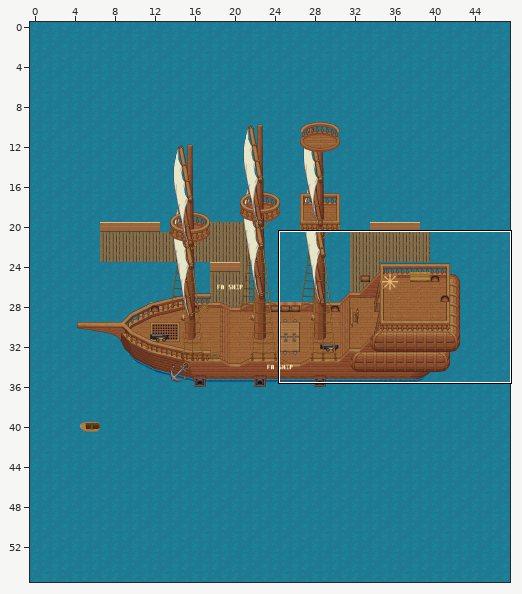
An edit to a level. Tiled map (JSON), maps/fa-ship.tmj. The picture above shows the old version from afar; the outline marks the close-up.
Close-up. Earlier state:
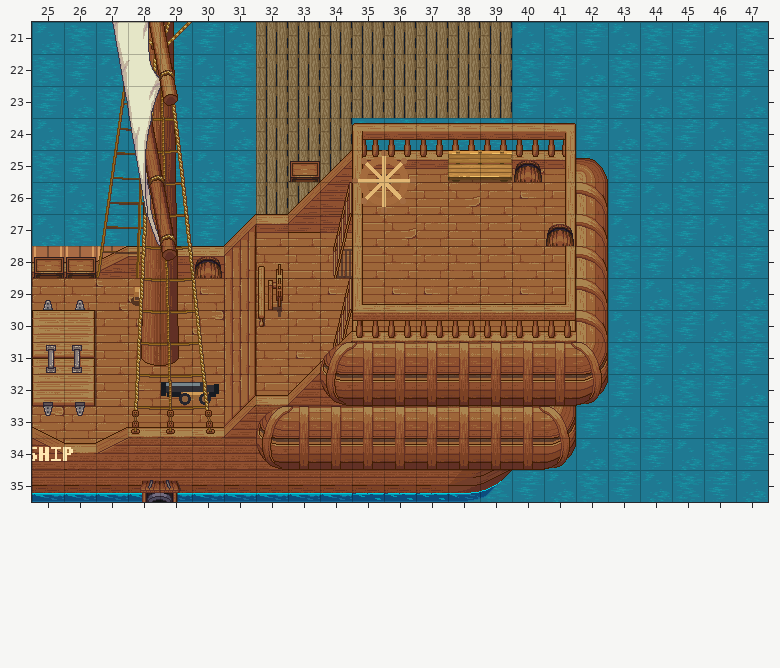
Cells are 32x32 px. Shown: x 25..47, y 21..35.
After:
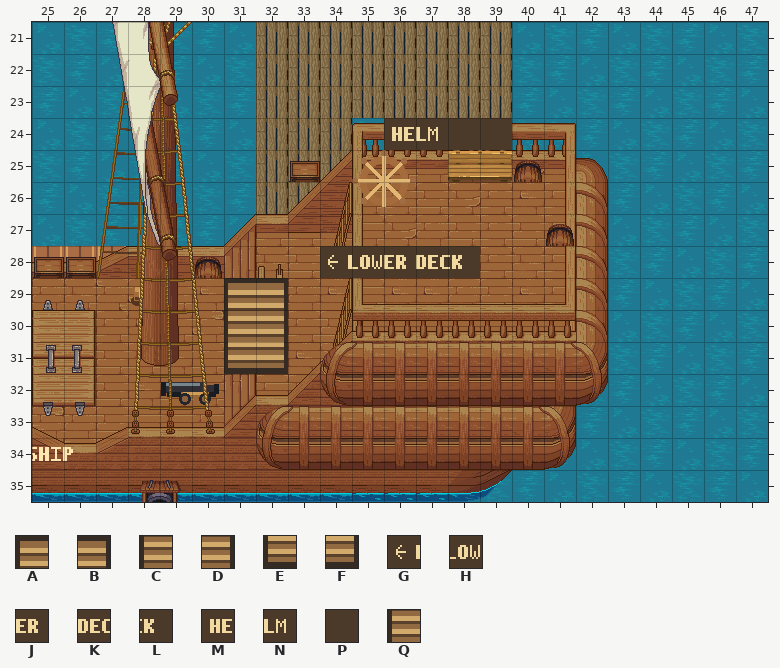
Key: from "art-12": A 13, B 14, C 29, D 30, E 45, F 46, G 64, H 65, J 66, K 67, L 68, M 69, N 70, P 71; from "navigation-mask": Q 0.
_ is an empty cell.
Tiles of an added or newly shown layer are drawn over the layers below it.
See-through tiles are keyed as they look on the map.
Commit: Build animated coast and ship rooms with verified guide identities
The edit:
Layer "ship-deck-scenery-belowAvatar-" (added):
y 24: x 36..39 ____ -> MNPP
y 29: x 31..32 __ -> AB
y 30: x 31..32 __ -> CD
y 31: x 31..32 __ -> EF
Layer "ship-deck-scenery-belowAvatar- #2" (added):
y 28: x 34..38 _____ -> GHJKL
Layer "exit-stairs-down" (added):
y 30: x 31..32 __ -> QQ
Where, in picture pixels (left, top, right, bottom), the same in both close-ups:
added: (384, 118, 512, 150)
added: (320, 246, 480, 278)
added: (224, 278, 288, 374)
